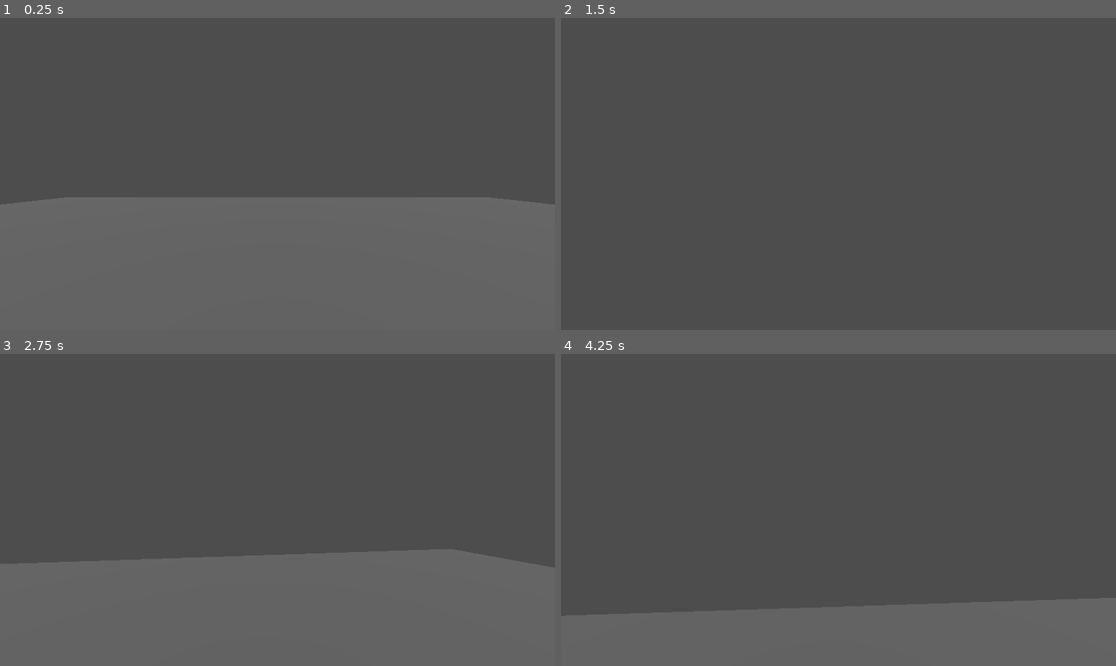
Above: before the commit, frames 1-4 (two rows, left to right).
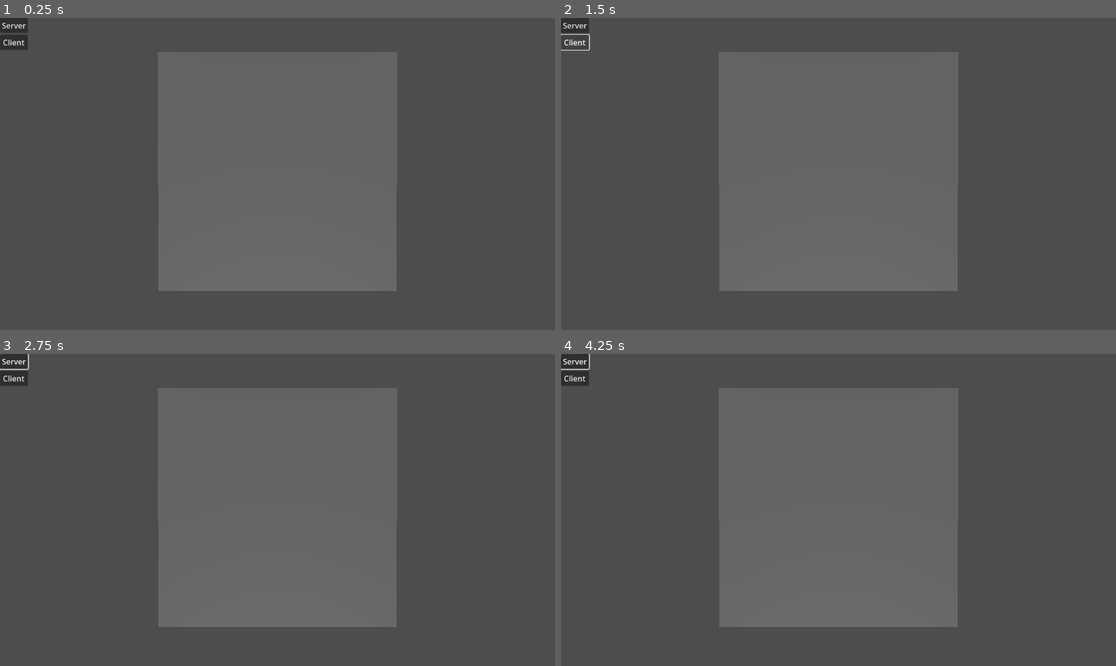
Above: after the commit, the same moments.

Repository: daph1231312/fein-meme-game-github
Game: Godot game, scene res://TestScene/test_scene.tscn
Two runs of this game, one before a commit and one after it. Both use one fixed random seed, a clock stepped at 60 frames per second and the inputs below. The project has no main scene, so this scene is started directly.
Inputs (mouse positions are in pixels of both pictures, inside the frame that each line leads up to):
- Up to frame 1 (0.25 s): no input
- Up to frame 2 (1.5 s): click (577, 24) at 0.5 s, where only the run after the commit has a clickable "Server"; click (577, 42) at 1.25 s, where only the run after the commit has a clickable "Client"
- Up to frame 3 (2.75 s): tap Enter (ui_accept) at 2, 2.27 s; move the mouse to (305, 510) at 2.02 s; hold Up (ui_up) from 2.03 s (still down)
- Up to frame 4 (4.25 s): keep holding Up (ui_up); move the mouse to (810, 510) at 2.77 s; move the mouse to (849, 503) at 3.52 s

The runs differ from the first frame. In frame 1, 4.2% of the frame differs, in the area x 0-100%, y 0-68%; in frame 2, 12%, in the area x 0-72%, y 0-88%; in frame 3, 2.8%; in frame 4, 9.7%.

Commit message:
Basic Local Multiplayer Setup
Added basic setup for multiplayer, Server button creates a local server, client creates a playable client. 1 server + 1 client = 1 player on the server

Diff:
--- a/Player/player.tscn
+++ b/Player/player.tscn
@@ -1,10 +1,19 @@
-[gd_scene load_steps=4 format=3 uid="uid://c6t1q8ccbqs6n"]
+[gd_scene load_steps=6 format=3 uid="uid://c6t1q8ccbqs6n"]
 
 [ext_resource type="Script" uid="uid://dbkfrfm8jtmj4" path="res://player.gd" id="1_l8h54"]
 
 [sub_resource type="CapsuleShape3D" id="CapsuleShape3D_4ntmi"]
 
+[sub_resource type="StandardMaterial3D" id="StandardMaterial3D_l8h54"]
+albedo_color = Color(0.23137255, 0.3137255, 1, 1)
+
 [sub_resource type="CapsuleMesh" id="CapsuleMesh_btcbx"]
+material = SubResource("StandardMaterial3D_l8h54")
+
+[sub_resource type="SceneReplicationConfig" id="SceneReplicationConfig_l8h54"]
+properties/0/path = NodePath(".:position")
+properties/0/spawn = true
+properties/0/replication_mode = 1
 
 [node name="Player" type="CharacterBody3D"]
 script = ExtResource("1_l8h54")
@@ -15,5 +24,5 @@
 [node name="MeshInstance3D" type="MeshInstance3D" parent="."]
 mesh = SubResource("CapsuleMesh_btcbx")
 
-[node name="Camera3D" type="Camera3D" parent="."]
-transform = Transform3D(1, 0, 0, 0, 1, 0, 0, 0, 1, 0, 0.69214, -0.72717905)
+[node name="MultiplayerSynchronizer" type="MultiplayerSynchronizer" parent="."]
+replication_config = SubResource("SceneReplicationConfig_l8h54")
--- /dev/null
+++ b/TestScene/multiplayer_spawner.gd
@@ -0,0 +1,14 @@
+extends MultiplayerSpawner
+
+@export var networkPlayer: PackedScene
+
+func _ready() -> void:
+	multiplayer.peer_connected.connect(spawnPlayer)
+
+func spawnPlayer(id: int) -> void:
+	if !multiplayer.is_server(): return
+
+	var player: Node = networkPlayer.instantiate()
+	player.name = str(id)
+
+	get_node(spawn_path).call_deferred("add_child", player)
--- a/TestScene/test_scene.tscn
+++ b/TestScene/test_scene.tscn
@@ -1,6 +1,8 @@
-[gd_scene load_steps=4 format=3 uid="uid://dunui8hp3d8uw"]
+[gd_scene load_steps=6 format=3 uid="uid://dunui8hp3d8uw"]
 
 [ext_resource type="PackedScene" uid="uid://c6t1q8ccbqs6n" path="res://Player/player.tscn" id="1_pg2wg"]
+[ext_resource type="Script" uid="uid://cowylnk763oem" path="res://TestScene/multiplayer_spawner.gd" id="2_jtt75"]
+[ext_resource type="PackedScene" uid="uid://1cdgom1634g" path="res://TestScene/test_scene_ui.tscn" id="3_udmxp"]
 
 [sub_resource type="BoxShape3D" id="BoxShape3D_jtt75"]
 size = Vector3(50, 0.2, 50)
@@ -12,6 +14,14 @@
 
 [node name="Floor" type="RigidBody3D" parent="."]
 disable_mode = 1
+axis_lock_linear_x = true
+axis_lock_linear_y = true
+axis_lock_linear_z = true
+axis_lock_angular_x = true
+axis_lock_angular_y = true
+axis_lock_angular_z = true
+mass = 0.001
+gravity_scale = 0.0
 
 [node name="FloorCollider" type="CollisionShape3D" parent="Floor"]
 shape = SubResource("BoxShape3D_jtt75")
@@ -19,8 +29,16 @@
 [node name="FloorMesh" type="MeshInstance3D" parent="Floor"]
 mesh = SubResource("BoxMesh_udmxp")
 
-[node name="Player" parent="." instance=ExtResource("1_pg2wg")]
-transform = Transform3D(1, 0, 0, 0, 1, 0, 0, 0, 1, 0, 2.170978, 0)
+[node name="Sunlight" type="DirectionalLight3D" parent="."]
+transform = Transform3D(0.2425823, 0.9701308, -7.223603e-09, -0.87686837, 0.21926194, 0.42781538, 0.41503686, -0.10378044, 0.9038662, 0, 12.823019, 0)
 
-[node name="DirectionalLight3D" type="DirectionalLight3D" parent="."]
-transform = Transform3D(0.2425823, 0.9701308, -7.223603e-09, -0.87686837, 0.21926194, 0.42781538, 0.41503686, -0.10378044, 0.9038662, 0, 12.823019, 0)
+[node name="MultiplayerSpawner" type="MultiplayerSpawner" parent="."]
+_spawnable_scenes = PackedStringArray("uid://c6t1q8ccbqs6n")
+spawn_path = NodePath("..")
+script = ExtResource("2_jtt75")
+networkPlayer = ExtResource("1_pg2wg")
+
+[node name="TestSceneUi" parent="." instance=ExtResource("3_udmxp")]
+
+[node name="Camera3D" type="Camera3D" parent="."]
+transform = Transform3D(1, 0, 0, 0, -0.008778822, 0.9999615, 0, -0.9999615, -0.008778822, 0, 42.604507, 0)
--- /dev/null
+++ b/TestScene/test_scene_ui.gd
@@ -0,0 +1,10 @@
+extends Control
+
+
+
+func _on_client_pressed() -> void:
+	Networking.start_client()
+
+
+func _on_server_pressed() -> void:
+	Networking.start_server()
--- a/TestScene/test_scene_ui.tscn
+++ b/TestScene/test_scene_ui.tscn
@@ -1,4 +1,6 @@
-[gd_scene format=3 uid="uid://1cdgom1634g"]
+[gd_scene load_steps=2 format=3 uid="uid://1cdgom1634g"]
+
+[ext_resource type="Script" uid="uid://bwics0nkw0tj" path="res://TestScene/test_scene_ui.gd" id="1_4bmap"]
 
 [node name="TestSceneUi" type="Control"]
 layout_mode = 3
@@ -7,3 +9,20 @@
 anchor_bottom = 1.0
 grow_horizontal = 2
 grow_vertical = 2
+script = ExtResource("1_4bmap")
+
+[node name="VBoxContainer" type="VBoxContainer" parent="."]
+layout_mode = 0
+offset_right = 40.0
+offset_bottom = 40.0
+
+[node name="Server" type="Button" parent="VBoxContainer"]
+layout_mode = 2
+text = "Server"
+
+[node name="Client" type="Button" parent="VBoxContainer"]
+layout_mode = 2
+text = "Client"
+
+[connection signal="pressed" from="VBoxContainer/Server" to="." method="_on_server_pressed"]
+[connection signal="pressed" from="VBoxContainer/Client" to="." method="_on_client_pressed"]
--- a/player.gd
+++ b/player.gd
@@ -4,21 +4,16 @@
 const JUMP_VELOCITY = 4.5
 const MOUSE_SENSITIVITY = 0.0025
 
-@onready var camera = $Camera3D
-var pitch := 0.0   # up/down rotation
+var pitch := 0.0
 
 func _ready() -> void:
-	Input.set_mouse_mode(Input.MOUSE_MODE_CAPTURED)
+	pass
 
 func _unhandled_input(event: InputEvent) -> void:
+	if !is_multiplayer_authority(): return
 	if event is InputEventMouseMotion:
 		# rotate player left/right (yaw)
 		rotate_y(-event.relative.x * MOUSE_SENSITIVITY)
-
-		# rotate camera up/down (pitch)
-		pitch -= event.relative.y * MOUSE_SENSITIVITY
-		pitch = clamp(pitch, deg_to_rad(-89), deg_to_rad(89))
-		camera.rotation.x = pitch
 
 	if event.is_action_pressed("ui_cancel"):
 		Input.set_mouse_mode(Input.MOUSE_MODE_VISIBLE)
@@ -26,6 +21,8 @@
 func _physics_process(delta: float) -> void:
 	if not is_on_floor():
 		velocity += get_gravity() * delta
+
+	if !is_multiplayer_authority(): return
 
 	if Input.is_action_just_pressed("ui_accept") and is_on_floor():
 		velocity.y = JUMP_VELOCITY
@@ -41,3 +38,6 @@
 		velocity.z = move_toward(velocity.z, 0, SPEED)
 
 	move_and_slide()
+
+func _enter_tree() -> void:
+	set_multiplayer_authority(name.to_int())
--- a/project.godot
+++ b/project.godot
@@ -13,3 +13,7 @@
 config/name="Fein Meme"
 config/features=PackedStringArray("4.5", "Forward Plus")
 config/icon="res://icon.svg"
+
+[autoload]
+
+Networking="*res://Scripts/networking.gd"
Not shown, added: TestScene/multiplayer_spawner.gd.uid
Not shown, added: TestScene/test_scene_ui.gd.uid
